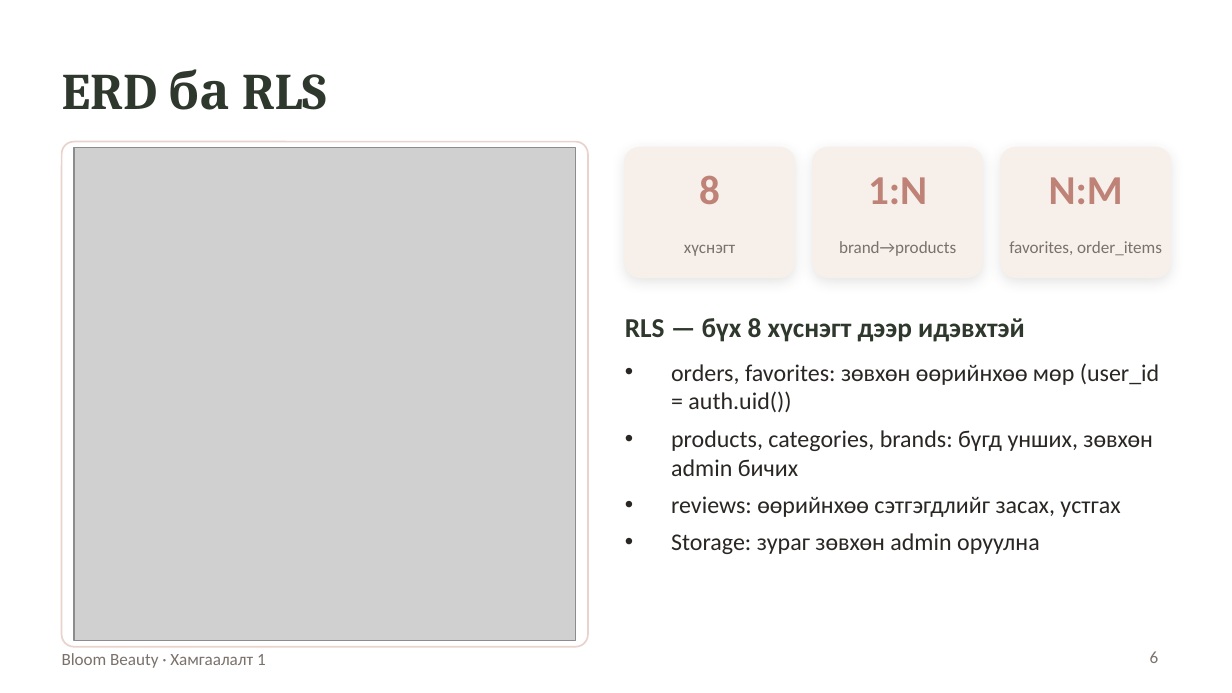
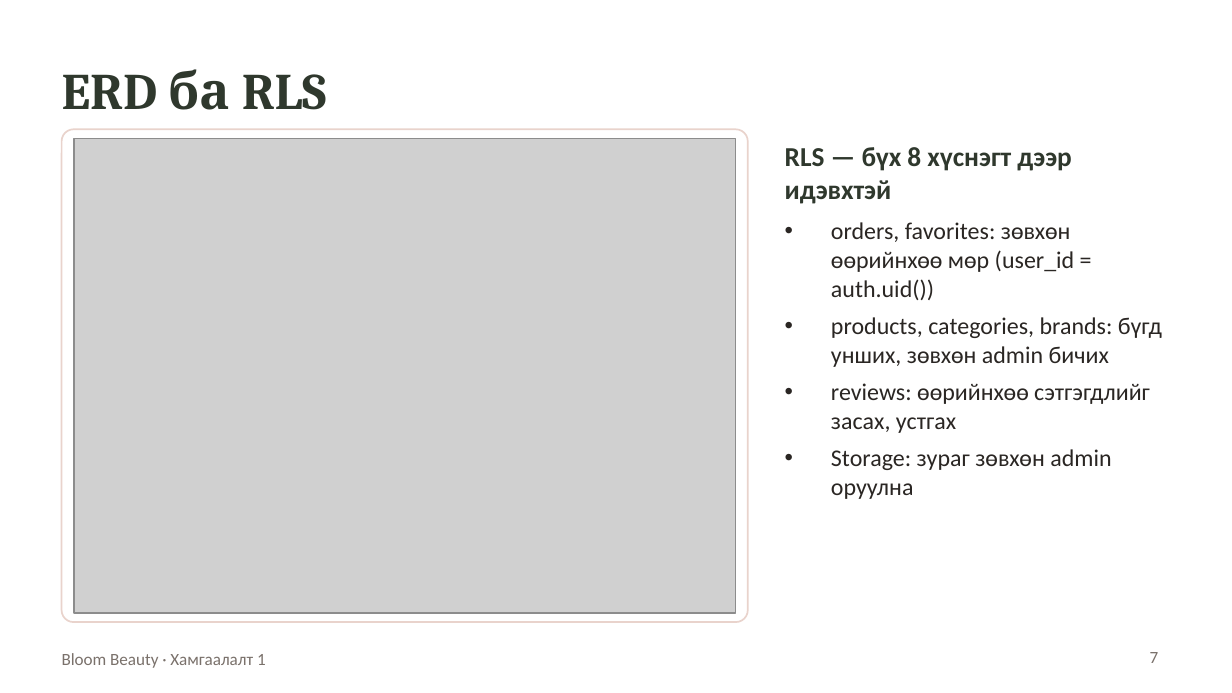
Before and after one commit to b22ft1012-hash/beauty-shop, a slide deck: slide 7 of docs/BloomBeauty_Hamgaalalt1.pptx (slide 6 before the commit). Drawn at 1232x693 pixels with LibreOffice and Linux fonts; fonts in the diff are those of the drawing; grey boxes stand for pictures. Boxes give left, top, right and bottom in pixels: in the first picture for what was removed or moved away, otherwise in the second. Text is boxed around its words. In the diff, an @@ line names an element or a change of style, - is before the commit and + after.

Commit message:
docs: PPT-д screenshot нэмж, ERD/wireframe слайдыг томруулав

```diff
--- a/docs/BloomBeauty_Hamgaalalt1.pptx
+++ b/docs/BloomBeauty_Hamgaalalt1.pptx
@@ rounded rectangle: place and size @@
-rounded rectangle at bbox=[62, 142, 588, 647]
+rounded rectangle at bbox=[62, 129, 748, 622]
@@ picture: place and size @@
-picture at bbox=[74, 148, 575, 641]
+picture at bbox=[74, 138, 736, 612]
@@ rounded rectangle removed at bbox=[625, 148, 795, 277] @@
@@ text "RLS — бүх 8 хүснэгт ..." rewrapped from bbox=[625, 318, 1025, 342] to bbox=[785, 147, 1071, 204] @@
@@ rounded rectangle removed at bbox=[813, 148, 983, 277] @@
@@ rounded rectangle removed at bbox=[1000, 148, 1170, 277] @@
@@ text removed at bbox=[699, 175, 720, 204] @@
-8
@@ text removed at bbox=[868, 177, 927, 204] @@
-1:N
@@ text removed at bbox=[1049, 177, 1123, 204] @@
-N:M
@@ text "orders, favorites: зөвхөн өөрийнхөө мөр ..." rewrapped from bbox=[671, 363, 1160, 554] to bbox=[831, 222, 1162, 499] @@
@@ text removed at bbox=[684, 245, 735, 256] @@
-хүснэгт
@@ text removed at bbox=[839, 241, 956, 256] @@
-brand→products
@@ text removed at bbox=[1009, 241, 1162, 255] @@
-favorites, order_items
@@ page number at bbox=[1150, 652, 1159, 663]: text changed @@
-6
+7
```
Also in this commit, not shown: 1 other slide changed, 2 slides added, 1 other file.
